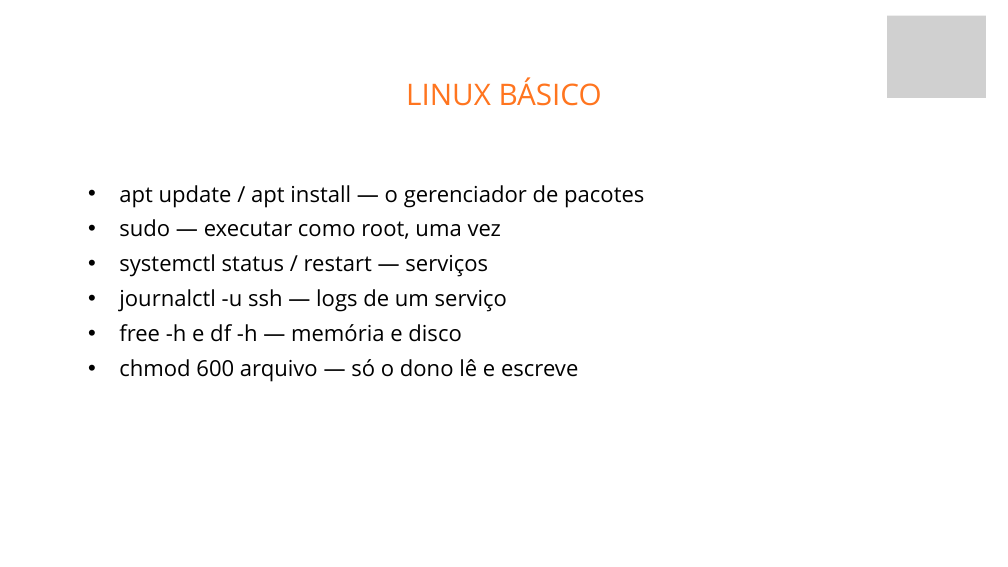
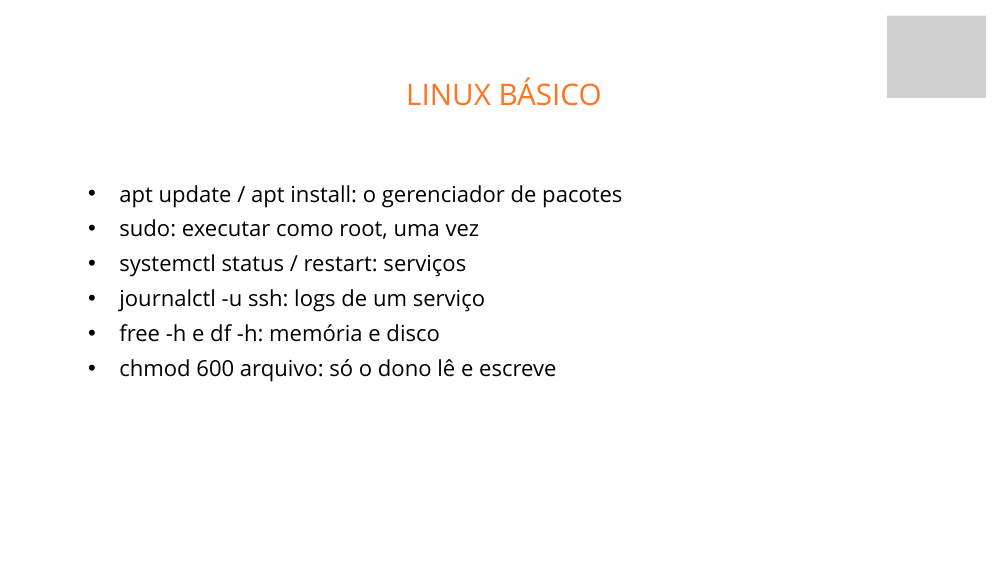
Before and after one commit to fabriciosiqueira08/capacitacao-gabarito, a slide deck: slide 16 of slides/build/aula-04-vps-docker-kamal-e-deploy.pptx. Drawn at 1008x567 pixels with LibreOffice and Linux fonts; fonts in the diff are those of the drawing; grey boxes stand for pictures; background and template pictures are left out. Boxes give left, top, right and bottom in pixels: in the first picture for what was removed or moved away, otherwise in the second. Text is boxed around its words. In the diff, an @@ line names an element or a change of style, - is before the commit and + after.

```diff
--- a/slides/build/aula-04-vps-docker-kamal-e-deploy.pptx
+++ b/slides/build/aula-04-vps-docker-kamal-e-deploy.pptx
@@ text at box(119, 185, 622, 382): text changed @@
-  • apt update / apt install — o gerenciador de pacotes
-  • sudo — executar como root, uma vez
-  • systemctl status / restart — serviços
-  • journalctl -u ssh — logs de um serviço
-  • free -h e df -h — memória e disco
-  • chmod 600 arquivo — só o dono lê e escreve
+  • apt update / apt install: o gerenciador de pacotes
+  • sudo: executar como root, uma vez
+  • systemctl status / restart: serviços
+  • journalctl -u ssh: logs de um serviço
+  • free -h e df -h: memória e disco
+  • chmod 600 arquivo: só o dono lê e escreve
```
Also in this commit, not shown: 13 other slides changed, 7 other files.
